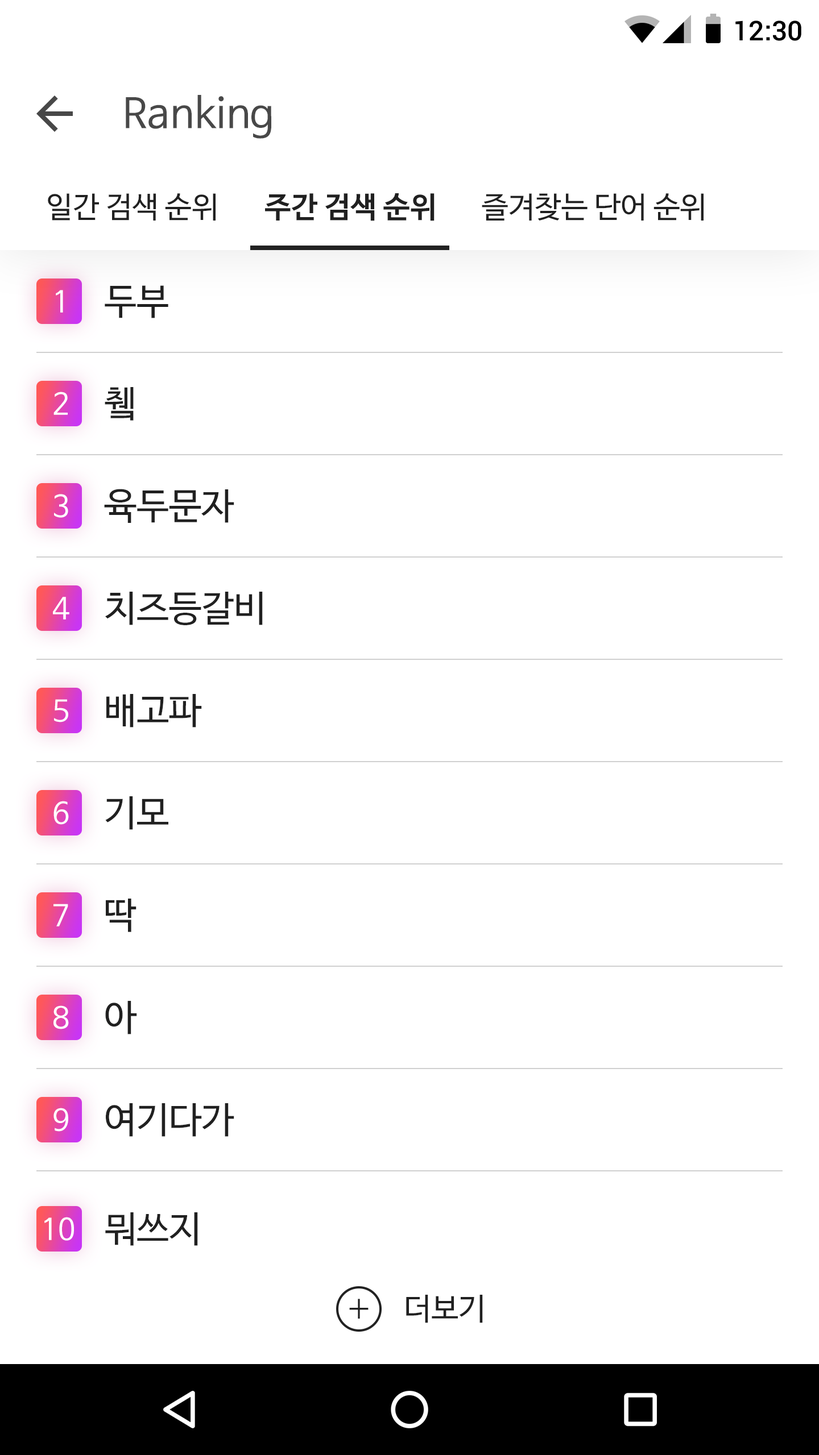
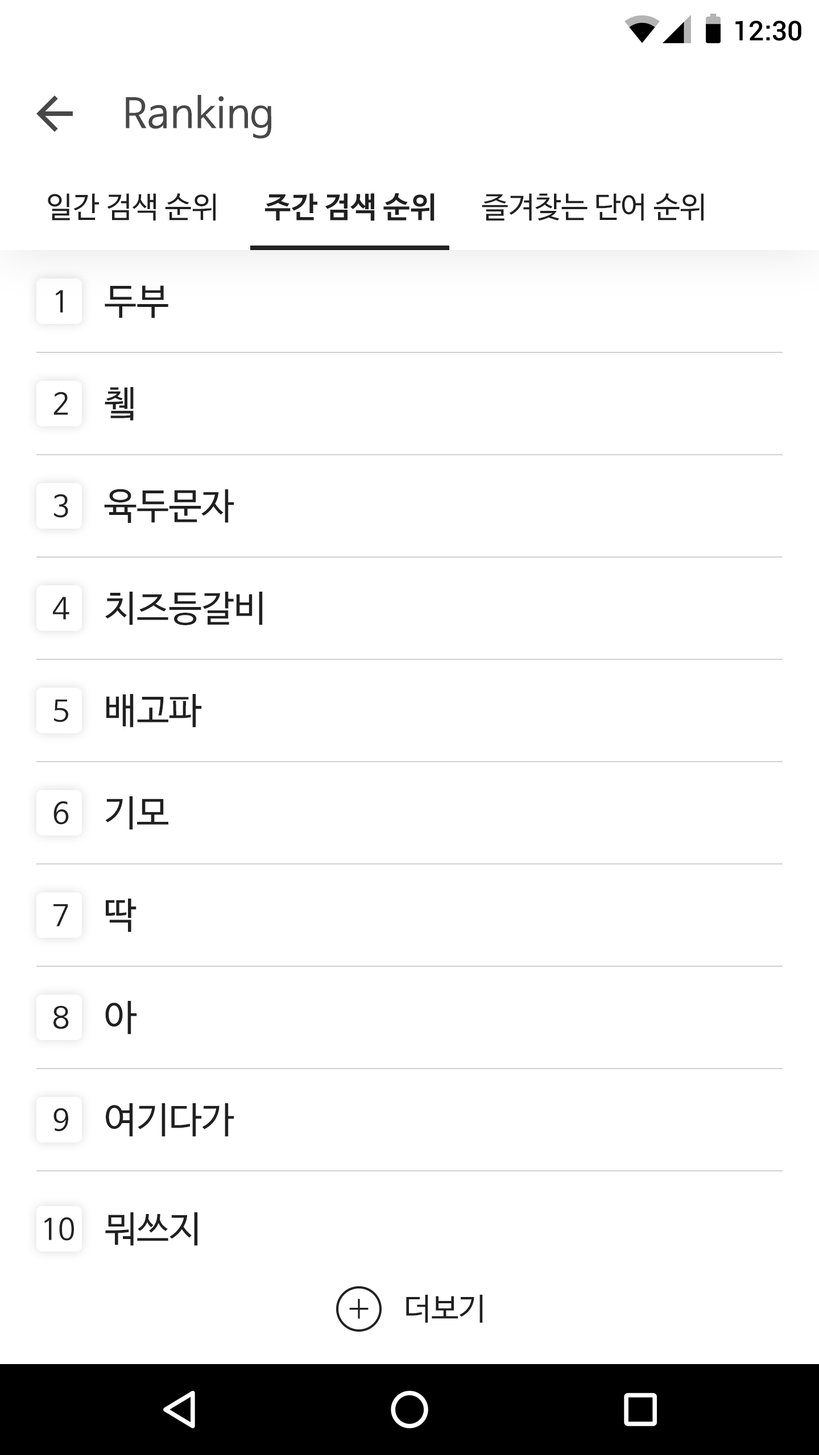
Comparing the layer stacks of the two 819px x 1455px images. Changes:
painted on "10" over 44, 1217, 74, 1242
painted on "모서리가 둥근 직사각형 1" (1st of 10, in "Contents" › "그룹 4 복사 18") over 36, 1206, 82, 1252
painted on "9" over 53, 1107, 69, 1132
painted on "모서리가 둥근 직사각형 1" (2nd of 10, in "Contents" › "그룹 4 복사 17") over 36, 1097, 82, 1143
painted on "8" over 53, 1005, 69, 1030
painted on "모서리가 둥근 직사각형 1" (3rd of 10, in "Contents" › "그룹 4 복사 16") over 36, 994, 82, 1041
painted on "7" over 53, 903, 69, 927
painted on "모서리가 둥근 직사각형 1" (4th of 10, in "Contents" › "그룹 4 복사 15") over 36, 892, 82, 939
painted on "6" over 53, 801, 69, 825
painted on "모서리가 둥근 직사각형 1" (5th of 10, in "Contents" › "그룹 4 복사 14") over 36, 790, 82, 836
painted on "5" over 54, 699, 69, 723
painted on "모서리가 둥근 직사각형 1" (6th of 10, in "Contents" › "그룹 4 복사 13") over 36, 687, 82, 734
painted on "4" over 52, 596, 70, 620
painted on "모서리가 둥근 직사각형 1" (7th of 10, in "Contents" › "그룹 4 복사 12") over 36, 585, 82, 632
painted on "3" over 54, 494, 69, 518
painted on "모서리가 둥근 직사각형 1" (8th of 10, in "Contents" › "그룹 4 복사 11") over 36, 483, 82, 529
painted on "2" over 53, 391, 68, 415
painted on "모서리가 둥근 직사각형 1" (9th of 10, in "Contents" › "그룹 4 복사 10") over 36, 380, 82, 427
painted on "1" over 55, 289, 64, 313
painted on "모서리가 둥근 직사각형 1" (10th of 10, in "Contents" › "그룹 4") over 36, 278, 82, 325
